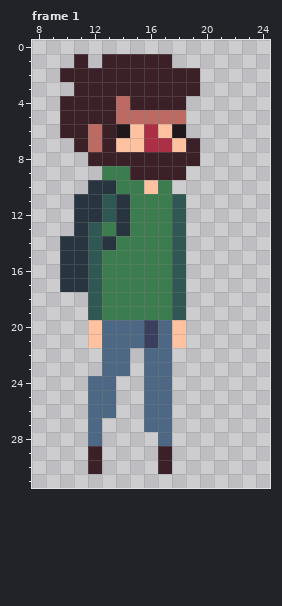
Pixel-art file, stored at Concept/player.aseprite. The first picture shows the starting point.
32x32 pixels, 1 frame. Shown: frame 1: x 8..24, y 0..31. The commit also changed other frames, which this record leaves out.
The same view after the edit:
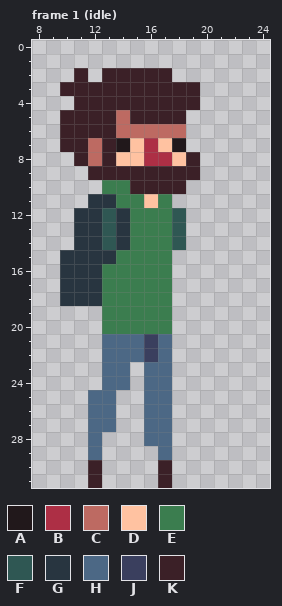
Palette (. is transparent): A #21181b  B #ad2f45  C #bd6a62  D #ffc2a1  E #3b7d4f  F #2f5753  G #283540  H #4c6885  J #3a3f5e  K #3b2027
Author's note on the commit: animations for player and trolls
The edit:
Frame 1 (idle), layer "Layer 3":
Colour D gives way to colour A in row 7 at x 14 and 18.
Colour K gives way to colour B in row 8 at x 16 to 17.
Colour A gives way to colour C in row 6 at x 14 and 18.
Colour B gives way to colour C in row 6 at x 16.
Colour D gives way to colour C in row 6 at x 15 and 17.
Colour K gives way to colour C in row 8 at x 12.
Colour B gives way to colour D in row 7 at x 17.
Colour E gives way to colour D in row 11 at x 16.
Colour K gives way to colour D in row 8 at x 14 to 15 and 18.
Colour G gives way to colour E in row 10 at x 13; in row 11 at x 14.
Colour H gives way to colour E in row 20 at x 13 to 15 and 17.
Colour J gives way to colour E in row 20 at x 16.
Colour E gives way to colour F in row 13 at x 13.
Colour G gives way to colour F in row 14 at x 13.
The edit adds colour G in row 18 at x 10 to 11.
Colour E gives way to colour G in row 14 at x 14; in row 15 at x 13.
Colour F gives way to colour G in row 11 at x 13; in rows 13 to 18 at x 12.
The edit adds colour H in row 22 at x 15; in row 24 at x 14; in row 27 at x 13; in row 28 at x 16.
Colour K gives way to colour H in row 29 at x 12 and 17.
Colour H gives way to colour J in row 22 at x 16.
The edit adds colour K in row 3 at x 10; in row 4 at x 19; in row 7 at x 10; in row 8 at x 11; in row 9 at x 12 and 19; in row 10 at x 18.
The edit adds colour K in row 31 at x 12 and 17.
Colour C gives way to colour K in row 4 at x 14; in row 5 at x 15 to 18; in row 6 at x 12.
Colour D gives way to colour K in row 10 at x 16.
Colour E gives way to colour K in row 9 at x 13 to 14; in row 10 at x 15 and 17.
The edit erases colour D in rows 20 to 21 at x 12 and 18.
The edit erases colour F in row 11 at x 18; in rows 15 to 18 at x 18; in row 19 at x 12 and 18.
The edit erases colour G in row 10 at x 12; in row 11 at x 11; in row 14 at x 10.
The edit erases colour H in row 24 at x 12.
The edit erases colour K in row 1 at x 11 and 13 to 17; in row 2 at x 10, 12 and 18 to 19; in row 4 at x 10; in row 7 at x 19.
Changed places in both pictures, as pixel boxes (x1, y1, x2, y2):
changed: (60, 54, 200, 488)
